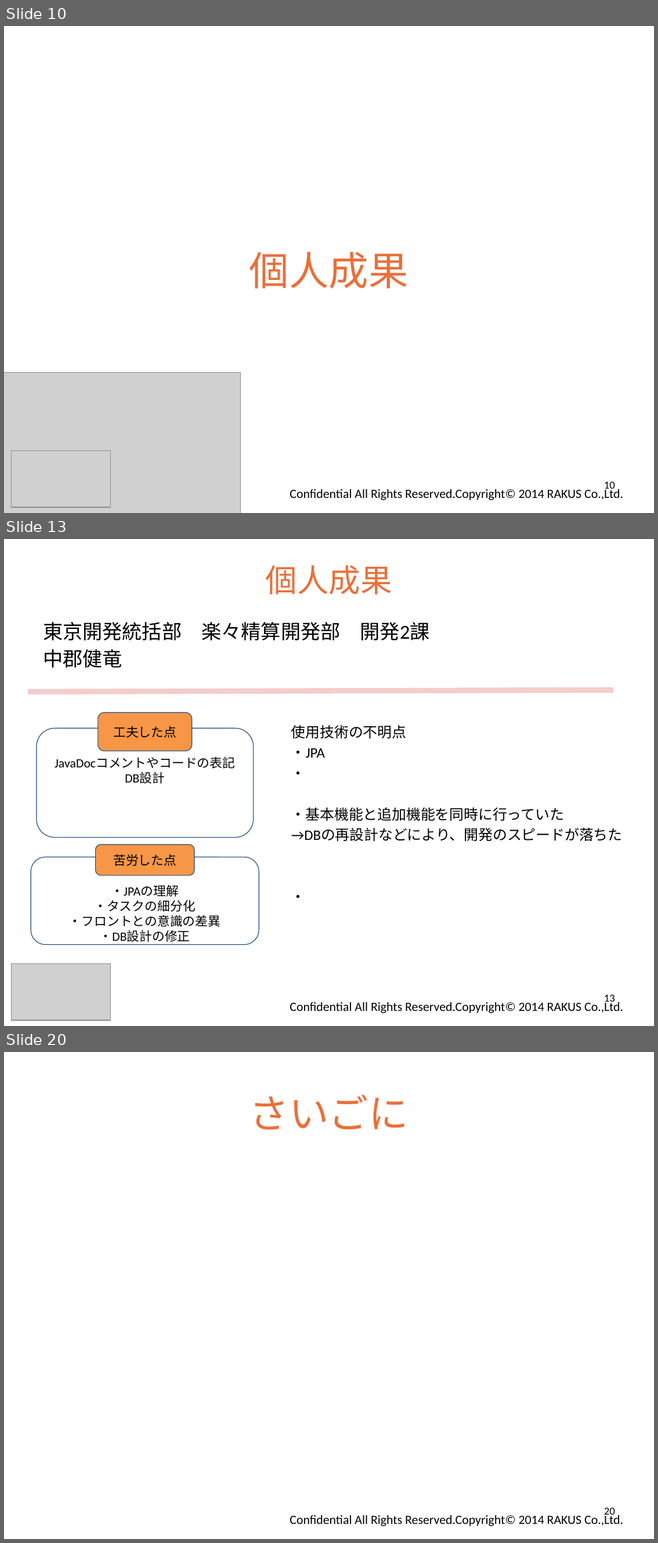
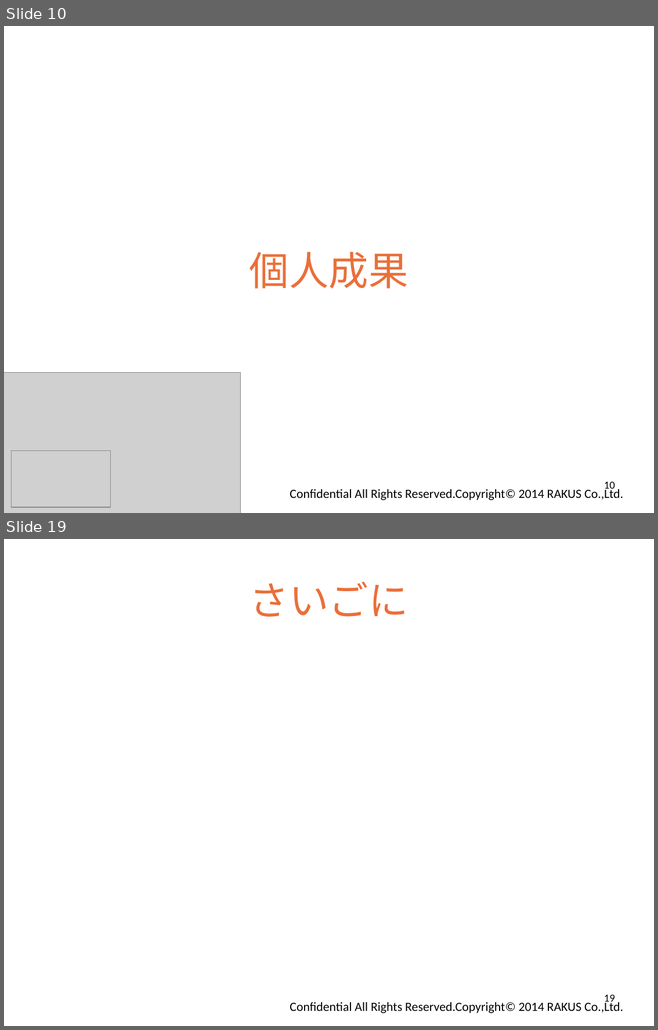
Before and after one commit to ecsite-project/ec-202404b-back, a slide deck: document/楽楽ペット チームB成果発表.pptx. Shown one above the other, each under a label of ours: slides 10, 13 and 20 before the commit, slides 10 and 19 after it; the slides between them are not shown. The pictures are 658x1543 and 658x1030 pixels, drawn with LibreOffice and Linux fonts; fonts in the diff are those of the drawing; grey boxes stand for pictures; background and template pictures are left out. Boxes give left, top, right and bottom in pixels: in the first picture for what was removed or moved away, otherwise in the second. Text is boxed around its words. In the diff, an @@ line names an element or a change of style, - is before the commit and + after.

```diff
--- a/document/楽楽ペット チームB成果発表.pptx
+++ b/document/楽楽ペット チームB成果発表.pptx
@@ slide 13 removed at (4,539,654,1026), background picture (left out); not listed: 1 template element that a slide beside it also shows @@
@@ title removed at (266,565,392,595) @@
-個人成果
@@ text removed at (43,622,430,668) @@
-東京開発統括部 楽々精算開発部 開発2課
-中郡健竜
@@ line removed from (28, 692) to (614, 690) @@
@@ rounded rectangle removed at (97,712,192,751) @@
-工夫した点
@@ rounded rectangle removed at (36,728,253,837) @@
-JavaDocコメントやコードの表記
-DB設計
@@ text removed at (291,725,622,898) @@
-使用技術の不明点
-・JPA
-・
-・基本機能と追加機能を同時に行っていた
-→DBの再設計などにより、開発のスピードが落ちた
-・
@@ rounded rectangle removed at (96,844,194,875) @@
-苦労した点
@@ rounded rectangle removed at (31,857,259,945) @@
-・JPAの理解
-・タスクの細分化
-・フロントとの意識の差異
-・DB設計の修正
@@ picture removed at (11,964,111,1020) @@
@@ picture removed at (14,964,70,1016) @@
@@ page number removed at (604,995,615,1005) @@
-13
@@ what was slide 20 is now slide 19 @@
@@ page number at (604,995,615,1005): text changed @@
-20
+19
```
Also in this commit, not shown: 12 slides changed.
